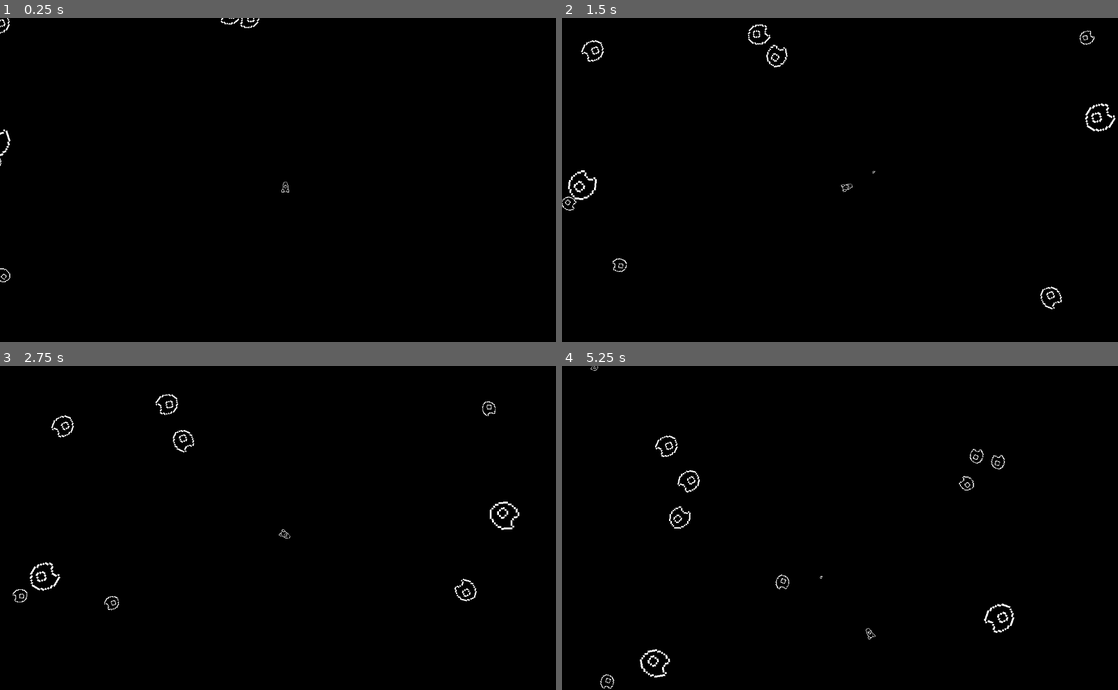
Above: before the commit, frames 1-4 (two rows, left to right).
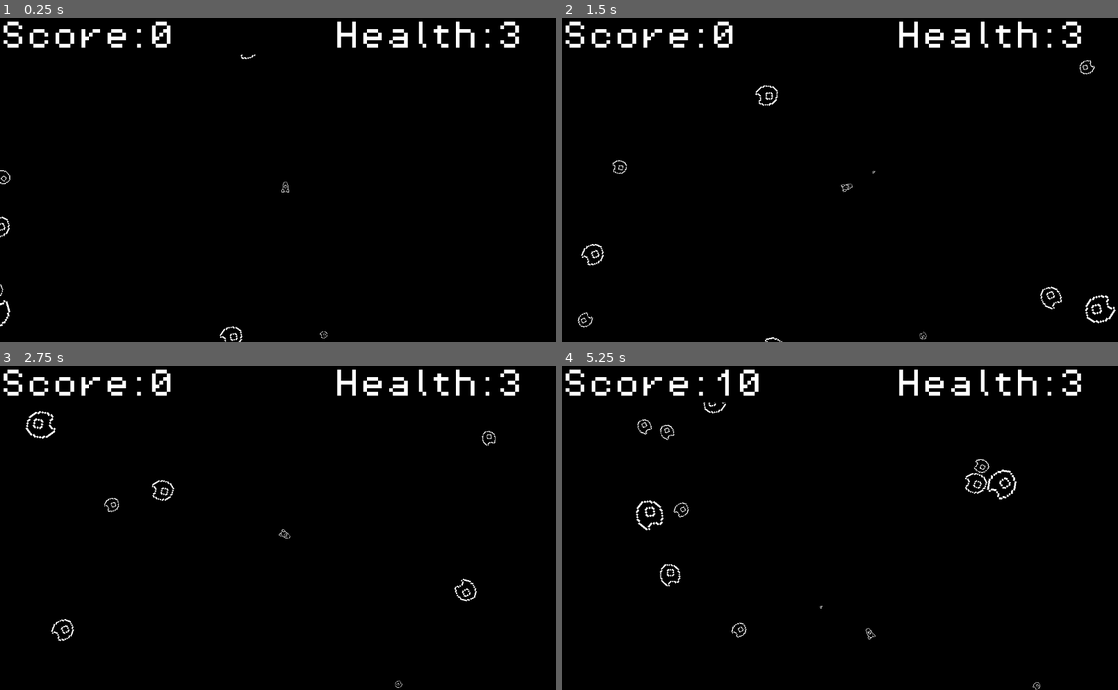
Above: after the commit, the same moments.

Repository: Cryatonic/asteroids-clone
Game: Godot game, scene res://scenes/game.tscn
Two runs of this game, one before a commit and one after it. Both use one fixed random seed, a clock stepped at 60 frames per second and the inputs below.
Inputs (mouse positions are in pixels of both pictures, inside the frame that each line leads up to):
- Up to frame 1 (0.25 s): no input
- Up to frame 2 (1.5 s): move the mouse to (962, 163) at 0.52 s; hold D (right_turn) 0.53-1.28 s; hold C (data) 0.53-1.28 s; move the mouse to (728, 196) at 1.27 s; hold S (brake) from 1.28 s (still down); tap Space (shoot) at 1.35 s
- Up to frame 3 (2.75 s): move the mouse to (333, 456) at 2.02 s; release S (brake) at 2.03 s; hold D (right_turn) from 2.03 s (still down); hold Right mouse button (spawn_asteroid) from 2.03 s (still down)
- Up to frame 4 (5.25 s): move the mouse to (812, 592) at 2.77 s; release D (right_turn) at 2.78 s; release Right mouse button (spawn_asteroid) at 2.78 s; hold W (thrust) 2.78-3.53 s; tap C (data) at 2.85 s; move the mouse to (1006, 576) at 3.52 s; hold A (left_turn) 3.53-5.03 s; tap Space (shoot) at 3.6 s; tap U (respawn) at 4.15 s; move the mouse to (673, 479) at 4.27 s; right-click (673, 479) at 4.35 s; move the mouse to (867, 528) at 5.02 s; hold S (brake) from 5.03 s (still down); hold C (data) from 5.03 s (still down)

The runs differ from the first frame. In frame 1, 1.9% of the frame differs, in the area x 0-94%, y 0-100%; in frame 2, 2.7%; in frame 3, 2.6%; in frame 4, 3.1%.

Commit message:
Added HUD & Score
Added a HUD GUI and a way to gain score by damaging asteroids.

Diff:
--- a/scenes/asteroid.tscn
+++ b/scenes/asteroid.tscn
@@ -1,7 +1,7 @@
 [gd_scene load_steps=4 format=3 uid="uid://daal6r1h66y8w"]
 
-[ext_resource type="Texture2D" uid="uid://6wg1n25p0qv1" path="res://assets/asteroid-sprite.png" id="1_2iljh"]
 [ext_resource type="Script" path="res://scripts/asteroid.gd" id="1_6rmt4"]
+[ext_resource type="Texture2D" uid="uid://n1uw62eh1dnr" path="res://assets/sprites/asteroid-sprite.png" id="2_4sxe3"]
 
 [sub_resource type="CircleShape2D" id="CircleShape2D_u5d5l"]
 radius = 7.0
@@ -17,7 +17,7 @@
 shape = SubResource("CircleShape2D_u5d5l")
 
 [node name="Sprite2D" type="Sprite2D" parent="."]
-texture = ExtResource("1_2iljh")
+texture = ExtResource("2_4sxe3")
 
 [node name="Timer" type="Timer" parent="."]
 wait_time = 5.0
--- a/scenes/bullet.tscn
+++ b/scenes/bullet.tscn
@@ -1,11 +1,11 @@
 [gd_scene load_steps=4 format=3 uid="uid://dvsjyie2tqowj"]
 
-[ext_resource type="Texture2D" uid="uid://ry0lqyjc3d8q" path="res://assets/bullet-sprite.png" id="1_aio11"]
 [ext_resource type="Script" path="res://scripts/bullet.gd" id="1_m30o1"]
+[ext_resource type="Texture2D" uid="uid://bwkegclr8he3g" path="res://assets/sprites/bullet-sprite.png" id="2_r2gv5"]
 
 [sub_resource type="CapsuleShape2D" id="CapsuleShape2D_4madt"]
-radius = 2.0
-height = 6.0
+radius = 3.0
+height = 8.0
 
 [node name="Bullet" type="Area2D"]
 collision_layer = 2
@@ -16,7 +16,7 @@
 shape = SubResource("CapsuleShape2D_4madt")
 
 [node name="Sprite2D" type="Sprite2D" parent="."]
-texture = ExtResource("1_aio11")
+texture = ExtResource("2_r2gv5")
 
 [node name="LifeTimer" type="Timer" parent="."]
 wait_time = 5.0
--- a/scenes/game.tscn
+++ b/scenes/game.tscn
@@ -1,7 +1,8 @@
-[gd_scene load_steps=3 format=3 uid="uid://ba43v52yoyorm"]
+[gd_scene load_steps=4 format=3 uid="uid://ba43v52yoyorm"]
 
 [ext_resource type="Script" path="res://scripts/game.gd" id="1_r454x"]
-[ext_resource type="Texture2D" uid="uid://dllug8ge8i5so" path="res://assets/space_background.png" id="3_pf22x"]
+[ext_resource type="Texture2D" uid="uid://2amnisf5kg6b" path="res://assets/sprites/space_background.png" id="2_61feb"]
+[ext_resource type="PackedScene" uid="uid://dsx0jrya2ryap" path="res://scenes/hud.tscn" id="3_juajw"]
 
 [node name="Game" type="Node"]
 script = ExtResource("1_r454x")
@@ -12,13 +13,15 @@
 
 [node name="AsteroidContainer" type="Node" parent="."]
 
+[node name="HUD" parent="." instance=ExtResource("3_juajw")]
+
 [node name="SpawnTimer" type="Timer" parent="."]
 wait_time = 5.0
 autostart = true
 
 [node name="Background" type="Sprite2D" parent="."]
 z_index = -1
-texture = ExtResource("3_pf22x")
+texture = ExtResource("2_61feb")
 centered = false
 
 [connection signal="timeout" from="SpawnTimer" to="." method="_on_spawn_timer_timeout"]
--- /dev/null
+++ b/scenes/hud.tscn
@@ -0,0 +1,77 @@
+[gd_scene load_steps=8 format=3 uid="uid://dsx0jrya2ryap"]
+
+[ext_resource type="Script" path="res://scripts/hud.gd" id="1_d30us"]
+[ext_resource type="FontFile" uid="uid://70hp6ibwasdw" path="res://assets/fonts/PixelOperator8.ttf" id="1_ie5dx"]
+[ext_resource type="Texture2D" uid="uid://2amnisf5kg6b" path="res://assets/sprites/space_background.png" id="2_expdm"]
+
+[sub_resource type="LabelSettings" id="LabelSettings_6kj5h"]
+font = ExtResource("1_ie5dx")
+font_size = 64
+
+[sub_resource type="LabelSettings" id="LabelSettings_0ps1j"]
+font = ExtResource("1_ie5dx")
+font_size = 64
+
+[sub_resource type="LabelSettings" id="LabelSettings_nrbh4"]
+font = ExtResource("1_ie5dx")
+font_size = 64
+
+[sub_resource type="LabelSettings" id="LabelSettings_whfjk"]
+font = ExtResource("1_ie5dx")
+font_size = 64
+
+[node name="HUD" type="Control" node_paths=PackedStringArray("score_amount", "health_amount")]
+z_index = 2
+layout_mode = 3
+anchors_preset = 15
+anchor_right = 1.0
+anchor_bottom = 1.0
+offset_bottom = -636.0
+grow_horizontal = 2
+grow_vertical = 2
+script = ExtResource("1_d30us")
+score_amount = NodePath("Score/ScoreAmt")
+health_amount = NodePath("Health/HealthAmt")
+
+[node name="Background" type="Sprite2D" parent="."]
+scale = Vector2(1, 0.112857)
+texture = ExtResource("2_expdm")
+centered = false
+
+[node name="Score" type="Label" parent="."]
+layout_mode = 0
+offset_top = 8.0
+offset_right = 320.0
+offset_bottom = 72.0
+text = "Score:"
+label_settings = SubResource("LabelSettings_6kj5h")
+vertical_alignment = 1
+
+[node name="ScoreAmt" type="Label" parent="Score"]
+layout_mode = 0
+offset_left = 320.0
+offset_right = 376.0
+offset_bottom = 64.0
+text = "0"
+label_settings = SubResource("LabelSettings_0ps1j")
+vertical_alignment = 1
+
+[node name="Health" type="Label" parent="."]
+layout_mode = 0
+offset_left = 720.0
+offset_top = 8.0
+offset_right = 1072.0
+offset_bottom = 72.0
+text = "Health:"
+label_settings = SubResource("LabelSettings_nrbh4")
+horizontal_alignment = 1
+vertical_alignment = 1
+
+[node name="HealthAmt" type="Label" parent="Health"]
+layout_mode = 0
+offset_left = 352.0
+offset_right = 408.0
+offset_bottom = 64.0
+text = "0"
+label_settings = SubResource("LabelSettings_whfjk")
+vertical_alignment = 1
--- a/scenes/ship.tscn
+++ b/scenes/ship.tscn
@@ -1,13 +1,13 @@
 [gd_scene load_steps=4 format=3 uid="uid://cmysf7mbefxp5"]
 
 [ext_resource type="Script" path="res://scripts/ship.gd" id="1_bk8gr"]
-[ext_resource type="Texture2D" uid="uid://6mqvqn0hwcie" path="res://assets/ship-sprite.png" id="1_tbwfn"]
+[ext_resource type="Texture2D" uid="uid://cu0djpjeme7hg" path="res://assets/sprites/ship-sprite.png" id="2_p8ibe"]
 
 [sub_resource type="CapsuleShape2D" id="CapsuleShape2D_apmko"]
 radius = 5.0
 height = 22.0
 
-[node name="Ship" type="RigidBody2D"]
+[node name="Ship" type="RigidBody2D" groups=["Ship"]]
 z_index = 1
 collision_mask = 256
 mass = 25.0
@@ -24,7 +24,7 @@
 shape = SubResource("CapsuleShape2D_apmko")
 
 [node name="Sprite2D" type="Sprite2D" parent="."]
-texture = ExtResource("1_tbwfn")
+texture = ExtResource("2_p8ibe")
 
 [node name="SpinDamper" type="Timer" parent="."]
 one_shot = true
@@ -32,6 +32,7 @@
 [node name="ShootCooldown" type="Timer" parent="."]
 one_shot = true
 
+[connection signal="got_points" from="." to="." method="_on_got_points"]
 [connection signal="hit" from="." to="." method="_on_hit"]
 [connection signal="timeout" from="SpinDamper" to="." method="_on_spin_damper_timeout"]
 [connection signal="timeout" from="ShootCooldown" to="." method="_on_shoot_cooldown_timeout"]
--- a/scripts/asteroid.gd
+++ b/scripts/asteroid.gd
@@ -68,6 +68,9 @@
 
 
 func _on_hit() -> void:
+	if is_instance_valid(get_tree().get_first_node_in_group("Ship")):
+		get_tree().get_first_node_in_group("Ship").emit_signal("got_points", 10)
+
 	if size > 1:
 		var container = self.get_parent()
 		var asteroid = load("res://scenes/asteroid.tscn")
--- a/scripts/game.gd
+++ b/scripts/game.gd
@@ -4,8 +4,11 @@
 var asteroid_count : int = 0
 var asteroid_scene = preload("res://scenes/asteroid.tscn")
 var ship_scene = preload("res://scenes/ship.tscn")
+var ship : Ship
 
-var bounding_box = [-32, 1232, -32, 732] #min x, max x, min y, max y
+@onready var hud: HUD = $HUD
+
+var bounding_box = [-32, 1232, 32, 732] #min x, max x, min y, max y
 @onready var spawn_timer: Timer = $SpawnTimer
 
 func _ready() -> void:
@@ -15,6 +18,10 @@
 
 func _process(_delta: float) -> void:
 	check_bounding()
+	if is_instance_valid(ship):
+		hud.update_hud_labels(ship.score, ship.health)
+	else:
+		hud.update_hud_health(0)
 
 func _input(event: InputEvent) -> void:
 	if event.is_action_pressed("spawn_asteroid"):
@@ -64,9 +71,13 @@
 		bullet.bound(bounding_box)
 
 func spawn_ship(spawn_location : Vector2i) -> void:
-	var ship = ship_scene.instantiate()
+	for each in get_node("BulletContainer").get_children():
+		each.die()
+
+	ship = ship_scene.instantiate()
 	get_node("ShipContainer").add_child(ship)
 	ship.global_position = spawn_location
+	hud.update_hud_labels(ship.score, ship.health)
 
 
 func _on_spawn_timer_timeout() -> void:
--- /dev/null
+++ b/scripts/hud.gd
@@ -0,0 +1,16 @@
+extends Control
+class_name HUD
+
+@export var score_amount : Label
+@export var health_amount : Label
+
+#Sets the HUD's score label to the player's score.
+func update_hud_labels(score : int, health : int):
+	score_amount.text = str(score)
+	health_amount.text = str(health)
+
+func update_hud_health(health : int):
+	health_amount.text = str(health)
+
+func update_hud_score(score : int):
+	score_amount.text = str(score)
--- a/scripts/ship.gd
+++ b/scripts/ship.gd
@@ -5,10 +5,13 @@
 @onready var spin_damper: Timer = $SpinDamper
 @onready var shoot_cooldown_timer: Timer = $ShootCooldown
 signal hit
+signal got_points
 var bullet_scene = preload("res://scenes/bullet.tscn")
 
 var health : int = 3
 var hull_strength : float = 30000.0 #Joules withstood
+
+var score : int = 0
 
 var thrust_power : int = 3750 #Force/Newtons
 var thrust_limit : int = 250 #pixels/sec
@@ -176,3 +179,7 @@
 
 func _on_shoot_cooldown_timeout() -> void:
 	shoot_cooldown[0] = false
+
+
+func _on_got_points(points : int) -> void:
+	score += points
Binary file added: assets/fonts/PixelOperator8-Bold.ttf
Not shown, added: assets/fonts/PixelOperator8-Bold.ttf.import
Binary file added: assets/fonts/PixelOperator8.ttf
Not shown, added: assets/fonts/PixelOperator8.ttf.import
Renamed: assets/asteroid-sprite.png -> assets/sprites/asteroid-sprite.png
Not shown, changed: assets/sprites/asteroid-sprite.png.import
Renamed: assets/bullet-sprite.png -> assets/sprites/bullet-sprite.png
Not shown, changed: assets/sprites/bullet-sprite.png.import
Renamed: assets/ship-sprite.png -> assets/sprites/ship-sprite.png
Not shown, changed: assets/sprites/ship-sprite.png.import
Renamed: assets/space_background.png -> assets/sprites/space_background.png
Not shown, changed: assets/sprites/space_background.png.import
(and 1 more such lines)
